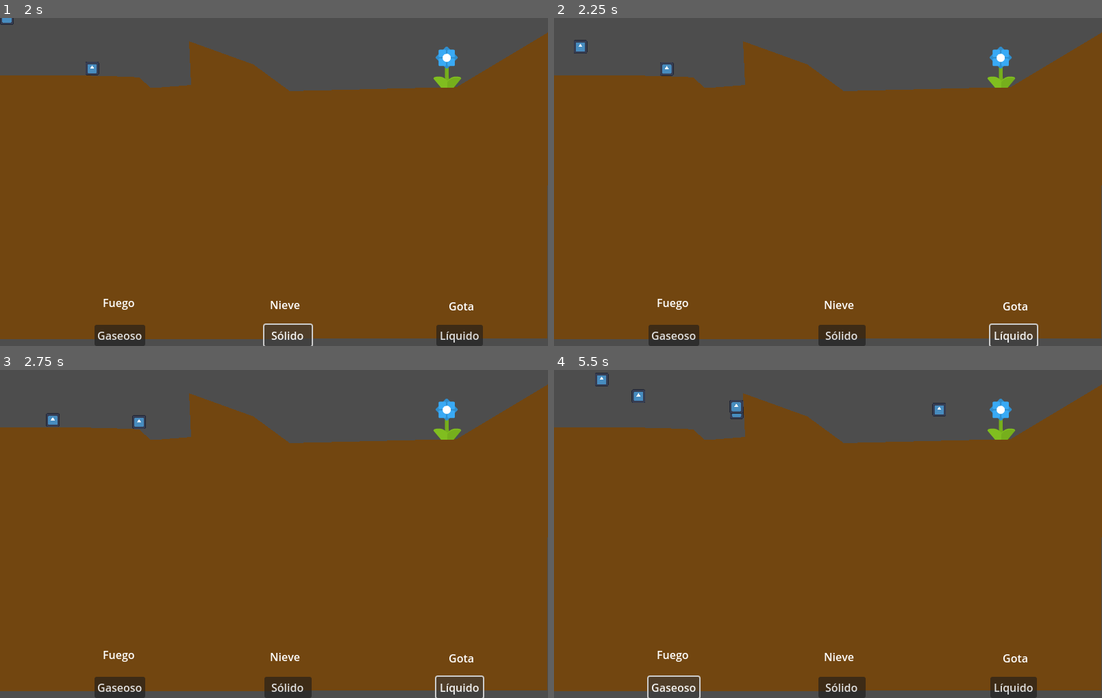
Above: before the commit, frames 1-4 (two rows, left to right).
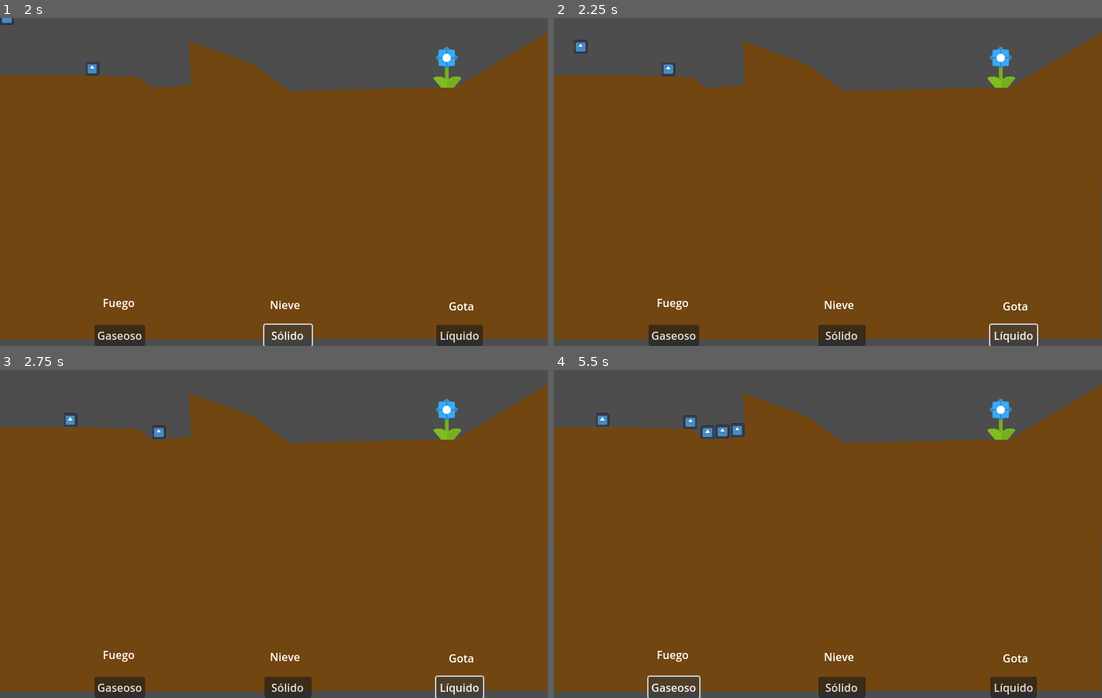
Above: after the commit, the same moments.

Repository: gonzalodelgado/gotita
Game: Godot game, scene res://node_2d.tscn
The game is run twice, just before and just after one commit, with the same random seed, the same clock (stepped at 60 frames per second) and the same inputs. The engine's default icon, where the game draws it, is replaced by a stand-in: a white triangle on a blue panel in a dark square.
Inputs:
- Up to frame 1 (2 s): click "Gaseoso" at 0.5 s; click "Sólido" at 1.25 s
- Up to frame 2 (2.25 s): click "Líquido" at 2 s
- Up to frame 3 (2.75 s): no input
- Up to frame 4 (5.5 s): click "Gaseoso" at 2.75 s; click "Sólido" at 3.5 s; click "Líquido" at 4.25 s; click "Gaseoso" at 5 s

Frame 1 is identical in both runs. In frame 2, less than 0.1% of the frame differs, in the area x 4-23%, y 6-18%; in frame 3, 0.2%; in frame 4, 0.6%, in the area x 7-72%, y 0-22%.

Commit message:
Trasladar lógica y elementos de juego a escena level.

Diff:
--- a/juego.gd
+++ b/juego.gd
@@ -1,7 +1,5 @@
 extends Node2D
 
-@export var max_gotitas = 1
-@export var gotita_scene: PackedScene
 
 # Called when the node enters the scene tree for the first time.
 func _ready() -> void:
@@ -11,33 +9,3 @@
 # Called every frame. 'delta' is the elapsed time since the previous frame.
 func _process(delta: float) -> void:
 	pass
-
-func _on_timer_gotita_timeout() -> void:
-	var cantidad_gotitas = get_children().filter(func(child): return child.scene_file_path == gotita_scene.resource_path).size()
-	if cantidad_gotitas < max_gotitas:
-		var gotita = gotita_scene.instantiate()
-		gotita.position.x = 10
-		add_child(gotita)
-
-
-func cambiar_estado(estado):
-	var gotitas = get_children().filter(func(child): return child.scene_file_path == gotita_scene.resource_path)
-	for gotita in gotitas:
-		gotita.cambiar_estado(estado)
-
-func _on_boton_gaseoso_pressed() -> void:
-	cambiar_estado("GASEOSO")
-
-
-func _on_boton_solido_pressed() -> void:
-	cambiar_estado("SOLIDO")
-
-
-func _on_boton_liquido_pressed() -> void:
-	cambiar_estado("LIQUIDO")
-
-
-func _on_area_liquido_body_entered(body:Node2D) -> void:
-	if body.scene_file_path == gotita_scene.resource_path:
-		print("BODY entro liquido", body)
-		body.cambiar_estado("LIQUIDO")
--- a/level.gd
+++ b/level.gd
@@ -2,6 +2,8 @@
 
 @onready var coll_polygon_2d = $CollisionPolygon2D
 @onready var polygon_2d = $CollisionPolygon2D/Polygon2D
+@export var max_gotitas = 1
+@export var gotita_scene: PackedScene
 
 # Called when the node enters the scene tree for the first time.
 func _ready() -> void:
@@ -12,3 +14,10 @@
 # Called every frame. 'delta' is the elapsed time since the previous frame.
 func _process(delta: float) -> void:
 	pass
+
+func _on_timer_gotita_timeout() -> void:
+	var cantidad_gotitas = get_children().filter(func(child): return child.scene_file_path == gotita_scene.resource_path).size()
+	if cantidad_gotitas < max_gotitas:
+		var gotita = gotita_scene.instantiate()
+		gotita.position.x = 10
+		add_child(gotita)
--- a/level.tscn
+++ b/level.tscn
@@ -1,7 +1,9 @@
-[gd_scene load_steps=5 format=3 uid="uid://c64ue7jw3wbbj"]
+[gd_scene load_steps=7 format=3 uid="uid://c64ue7jw3wbbj"]
 
 [ext_resource type="Script" uid="uid://ihyojh7w614v" path="res://level.gd" id="1_u52ul"]
+[ext_resource type="PackedScene" uid="uid://cyvt8bj7jo145" path="res://gotita.tscn" id="2_0b4ue"]
 [ext_resource type="Texture2D" uid="uid://gyy2pkhcdel2" path="res://imagenes/flor.png" id="2_vonw3"]
+[ext_resource type="PackedScene" uid="uid://b44i3ij5i4ani" path="res://control_cambio_estado.tscn" id="4_f2txt"]
 
 [sub_resource type="CanvasItemMaterial" id="CanvasItemMaterial_5xgho"]
 
@@ -13,6 +15,8 @@
 collision_layer = 3
 collision_mask = 3
 script = ExtResource("1_u52ul")
+max_gotitas = 10
+gotita_scene = ExtResource("2_0b4ue")
 
 [node name="CollisionPolygon2D" type="CollisionPolygon2D" parent="."]
 material = SubResource("CanvasItemMaterial_5xgho")
@@ -33,3 +37,31 @@
 
 [node name="Sprite2D" type="Sprite2D" parent="Objetivo/CollisionShape2D"]
 texture = ExtResource("2_vonw3")
+
+[node name="TimerGotita" type="Timer" parent="."]
+autostart = true
+
+[node name="ControlCambioEstado" parent="." instance=ExtResource("4_f2txt")]
+offset_left = 655.0
+offset_top = 410.0
+offset_right = 713.0
+offset_bottom = 441.0
+text = "Gota"
+
+[node name="ControlCambioEstado2" parent="." instance=ExtResource("4_f2txt")]
+offset_left = 394.0
+offset_top = 408.0
+offset_right = 452.0
+offset_bottom = 439.0
+text = "Nieve"
+estado = "SOLIDO"
+
+[node name="ControlCambioEstado3" parent="." instance=ExtResource("4_f2txt")]
+offset_left = 150.0
+offset_top = 405.0
+offset_bottom = 436.0
+text = "Fuego"
+estado = "GASEOSO"
+
+[connection signal="body_entered" from="Objetivo" to="." method="_on_objetivo_body_entered"]
+[connection signal="timeout" from="TimerGotita" to="." method="_on_timer_gotita_timeout"]
--- a/node_2d.tscn
+++ b/node_2d.tscn
@@ -1,21 +1,14 @@
-[gd_scene load_steps=7 format=3 uid="uid://cdsrivfprlqvt"]
+[gd_scene load_steps=5 format=3 uid="uid://cdsrivfprlqvt"]
 
 [ext_resource type="Script" uid="uid://b2t4k6miop7u0" path="res://juego.gd" id="1_0e48y"]
 [ext_resource type="PackedScene" uid="uid://c64ue7jw3wbbj" path="res://level.tscn" id="2_0e48y"]
-[ext_resource type="PackedScene" uid="uid://cyvt8bj7jo145" path="res://gotita.tscn" id="2_epypp"]
 [ext_resource type="AudioStream" uid="uid://bc55x7jlwl24y" path="res://afro-blue-five-003-26720.mp3" id="4_0hol4"]
 [ext_resource type="AudioStream" uid="uid://wts28ef5ak0g" path="res://ice-43072.mp3" id="5_q6r6c"]
-[ext_resource type="PackedScene" uid="uid://b44i3ij5i4ani" path="res://control_cambio_estado.tscn" id="6_kdubu"]
 
 [node name="Prueba" type="Node2D"]
 script = ExtResource("1_0e48y")
-max_gotitas = 10
-gotita_scene = ExtResource("2_epypp")
 
 [node name="level" parent="." instance=ExtResource("2_0e48y")]
-
-[node name="TimerGotita" type="Timer" parent="."]
-autostart = true
 
 [node name="BotonGaseoso" type="Button" parent="."]
 offset_left = 138.0
@@ -48,29 +41,6 @@
 [node name="Ice Break" type="AudioStreamPlayer" parent="."]
 stream = ExtResource("5_q6r6c")
 
-[node name="ControlCambioEstado" parent="." instance=ExtResource("6_kdubu")]
-offset_left = 655.0
-offset_top = 410.0
-offset_right = 713.0
-offset_bottom = 441.0
-text = "Gota"
-
-[node name="ControlCambioEstado2" parent="." instance=ExtResource("6_kdubu")]
-offset_left = 394.0
-offset_top = 408.0
-offset_right = 452.0
-offset_bottom = 439.0
-text = "Nieve"
-estado = "SOLIDO"
-
-[node name="ControlCambioEstado3" parent="." instance=ExtResource("6_kdubu")]
-offset_left = 150.0
-offset_top = 405.0
-offset_bottom = 436.0
-text = "Fuego"
-estado = "GASEOSO"
-
-[connection signal="timeout" from="TimerGotita" to="." method="_on_timer_gotita_timeout"]
 [connection signal="pressed" from="BotonGaseoso" to="." method="_on_boton_gaseoso_pressed"]
 [connection signal="pressed" from="BotonSolido" to="." method="_on_boton_solido_pressed"]
 [connection signal="pressed" from="BotonLiquido" to="." method="_on_boton_liquido_pressed"]
